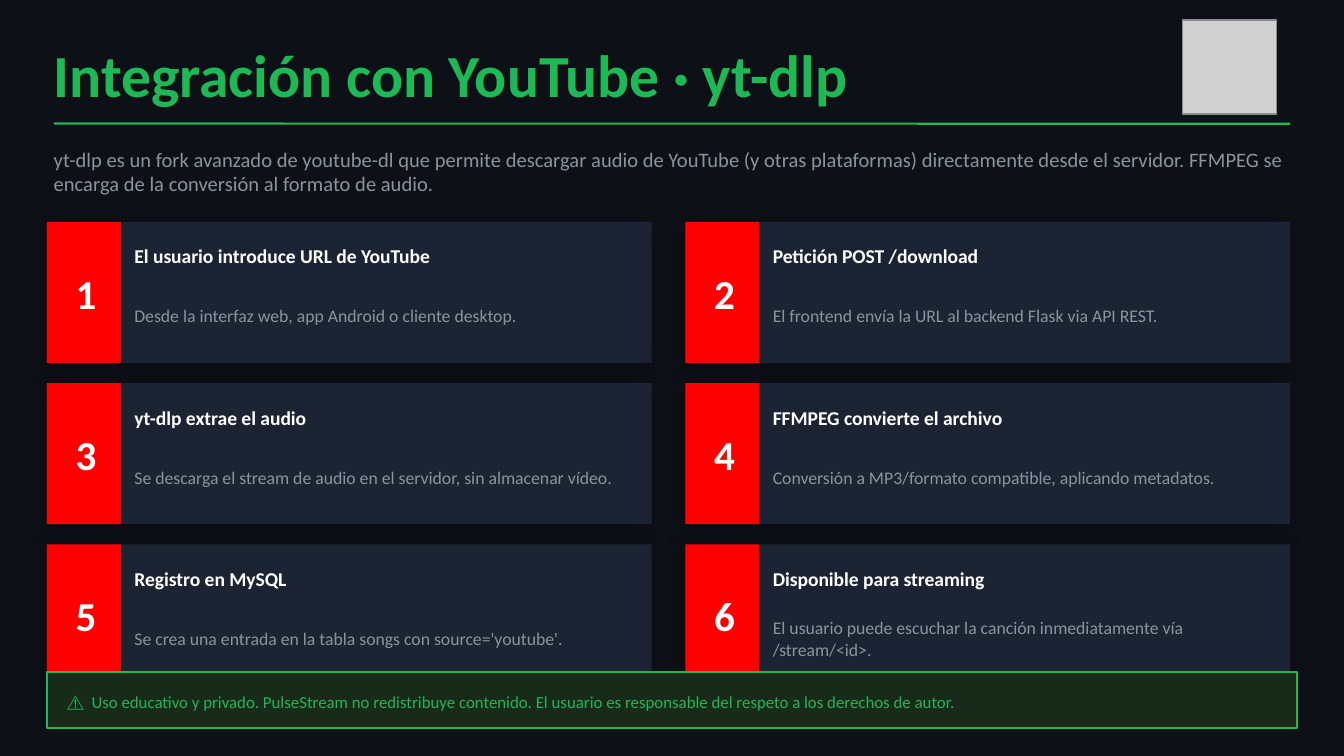
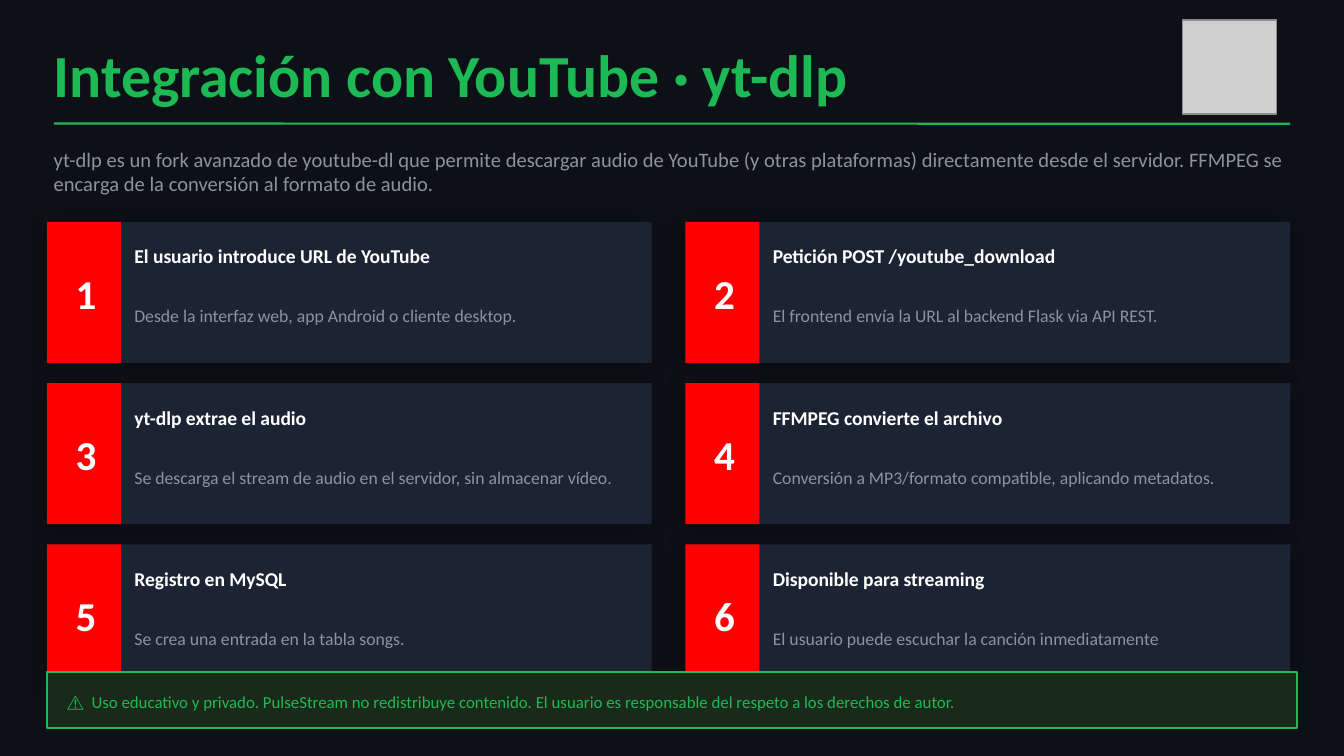
Before and after one commit to ByKoan/MusicCloudServer_TFG, a slide deck: slide 7 of Presentacion.pptx. Drawn at 1344x756 pixels with LibreOffice and Linux fonts; fonts in the diff are those of the drawing; grey boxes stand for pictures. Boxes give left, top, right and bottom in pixels: in the first picture for what was removed or moved away, otherwise in the second. Text is boxed around its words. In the diff, an @@ line names an element or a change of style, - is before the commit and + after.

```diff
--- a/Presentacion.pptx
+++ b/Presentacion.pptx
@@ text at <box>773,249,1056,266</box>: text changed @@
-Petición POST /download
+Petición POST /youtube_download
@@ text at <box>134,633,404,648</box>: text changed @@
-Se crea una entrada en la tabla songs con source='youtube'.
+Se crea una entrada en la tabla songs.
@@ text at <box>773,633,1159,648</box>: text changed @@
-El usuario puede escuchar la canción inmediatamente vía /stream/<id>.
+El usuario puede escuchar la canción inmediatamente
```
Also in this commit, not shown: 6 other slides changed.
